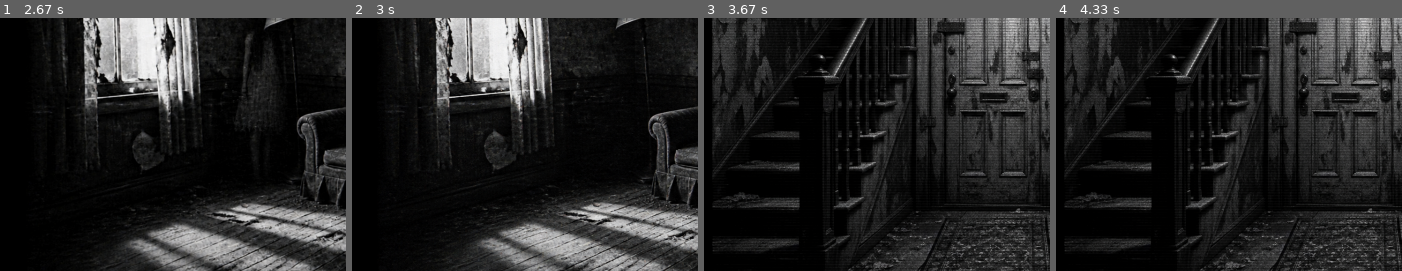
Above: before the commit, frames 1-4 (left to right).
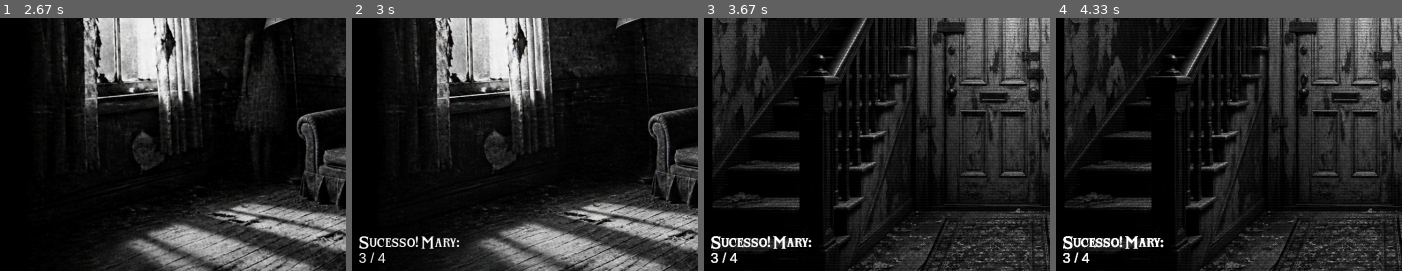
Above: after the commit, the same moments.

Repository: DAC-Developers-And-Coders/pygame_checkpoint2
Game: pygame game, started from main.py
Two runs of this game, one before a commit and one after it. Both use one fixed random seed, a clock stepped at 60 frames per second and the inputs below.
Inputs (mouse positions are % of the whole screen's width and height, from its top left):
- Up to frame 1 (2.67 s): click "Jogar" at 0.38 s; click (19, 51) at 0.72 s; click (52, 61) at 2.55 s
- Up to frame 2 (3 s): tap E at 2.83 s
- Up to frame 3 (3.67 s): click (50, 96) at 3.22 s; click (16, 47) at 3.55 s, where only the run after the commit has a clickable "Sucesso! Mary:"
- Up to frame 4 (4.33 s): no input
The pictures show only the part of the screen within x 0-50%, y 40-90%; the shares and areas given below are measured in that part.

Frame 1 is identical in both runs. In frame 2, 0.8% of the frame differs, in the area x 2-31%, y 86-97%; in frame 3, 1.0%; in frame 4, 1.0%, in the area x 2-32%, y 86-97%.

Commit message:
Alerta de vidas adicionado

Diff:
--- a/main.py
+++ b/main.py
@@ -1,27 +1,5 @@
 from GameManager import *
 from combat import *
-
-pygame.init()
-pygame.mixer.init()
-
-jogador = {
-    'nome': 'John',
-    'hp': 3
-}
-
-inimigo = {
-    'nome': 'Mary',
-    'hp': 4
-}
-
-em_combate = False
-inimigo_aparece = False
-em_evento = False
-sala_evento = None
-ultima_rolagem = None
-
-if inimigo_aparece:
-    em_combate = True
 
 LARGURA = 1920
 ALTURA = 1080
@@ -29,6 +7,21 @@
 CINZA = (128, 128, 128)
 PRETO = (0,0,0)
 
+pygame.init()
+pygame.mixer.init()
+
+jogador = {
+    'nome': 'John',
+    'full_hp' : 3,
+    'hp': 3
+}
+
+inimigo = {
+    'nome': 'Mary',
+    'full_hp' : 4,
+    'hp': 4
+}
+
 tela = pygame.display.set_mode((LARGURA, ALTURA))
 
 pygame.display.set_caption('CP2')
@@ -36,6 +29,8 @@
 clock = pygame.time.Clock()
 fonte_menu = pygame.font.Font('./fonts/NightsideDemoRegular.ttf', 100)
 fonte_geral = pygame.font.Font('./fonts/DevilCandle.otf', 50)
+fonte_pequena = pygame.font.Font('./fonts/DevilCandle.otf', 30)
+fonte_numeros = pygame.font.SysFont('arial', 30)
 
 texto_menu = fonte_menu.render('The Visit', True, BRANCO)
 texto_combate = fonte_geral.render('[E] Exorcizar', True, BRANCO)
@@ -99,6 +94,7 @@
 
 pode_clicar = True
 timer = None
+timer_batalha = None
 
 try:
     pygame.mixer.music.load('./sfx/menu_music.mp3')
@@ -354,12 +350,22 @@
             if ganhador == 'Jogador':
                 inimigo['hp'] -= 1
                 som_acerto.play()
+                timer_batalha = [pygame.time.get_ticks(), 'Sucesso']
             else:
                 jogador['hp'] -= 1
                 som_risada.play()
+                timer_batalha = [pygame.time.get_ticks(), 'Falha']
 
             pode_clicar = True
             garota_spawn = False
+
+    if timer_batalha is not None:
+        if timer_batalha[1] == 'Sucesso' and pygame.time.get_ticks() - timer_batalha[0] <= 5000:
+            tela.blit(fonte_pequena.render(f'Sucesso! Mary:', True, BRANCO), (236, 900))
+            tela.blit(fonte_numeros.render(f'{inimigo["hp"]} / {inimigo["full_hp"]}', True, BRANCO), (236, 930))
+        elif timer_batalha[1] == 'Falha' and pygame.time.get_ticks() - timer_batalha[0] <= 5000:
+            tela.blit(fonte_pequena.render(f'Falha. Você:', True, BRANCO), (236, 900))
+            tela.blit(fonte_numeros.render(f'{jogador["hp"]} / {jogador["full_hp"]}', True, BRANCO), (236, 930))
 
     if no_fim:
         tela.fill(PRETO)
